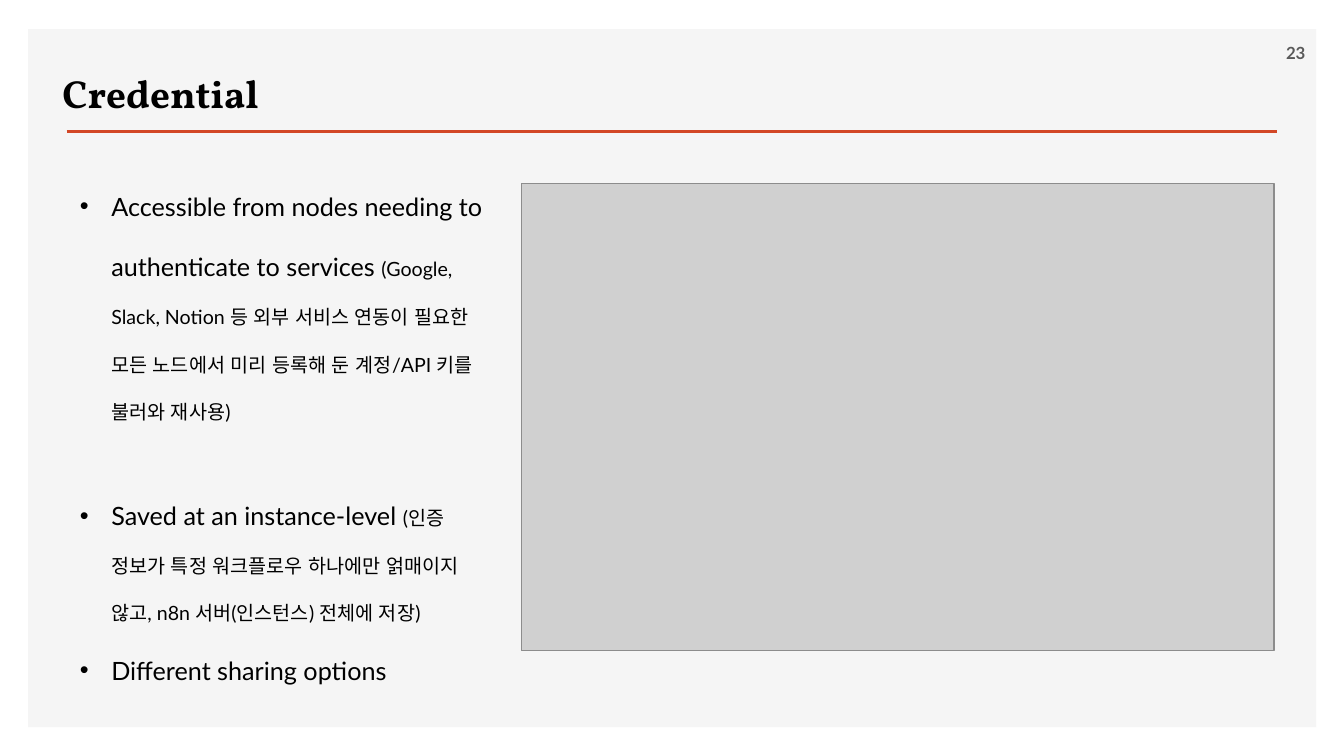
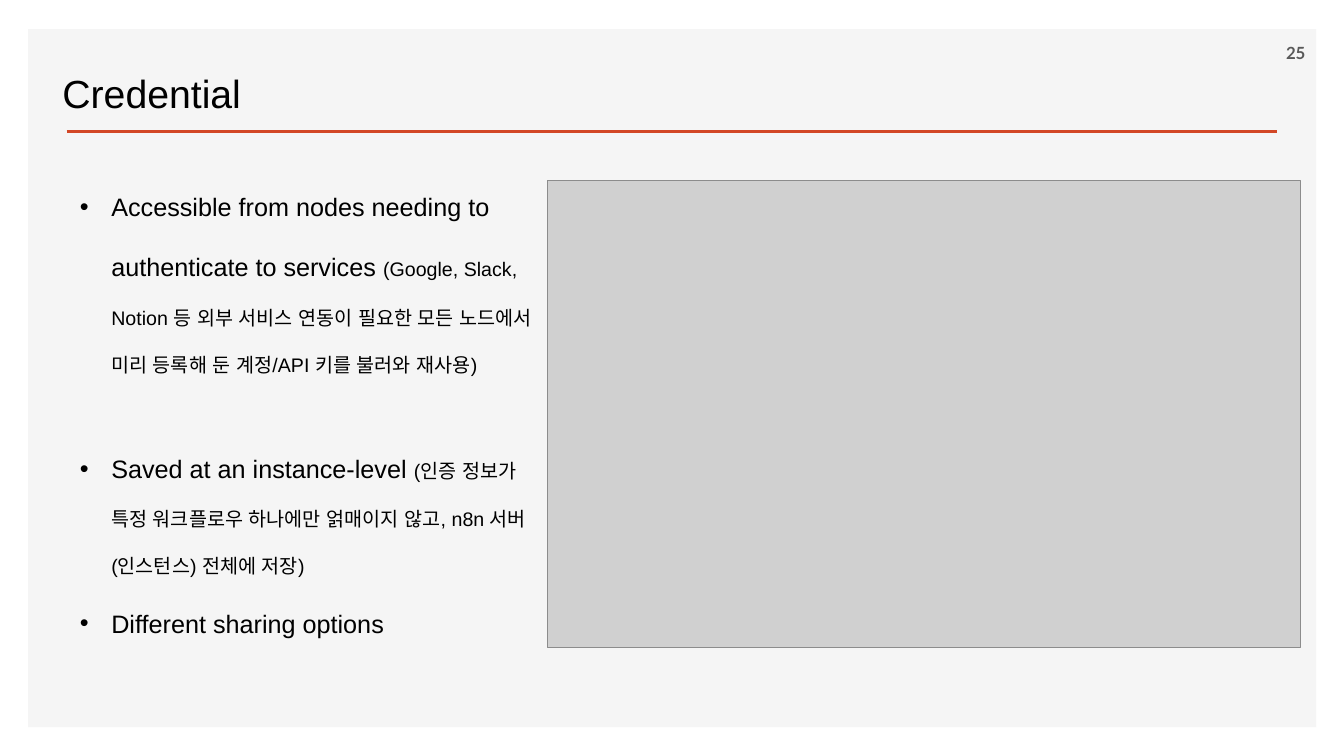
Before and after one commit to ancestor9/2026_Fall_AI-Workflow, a slide deck: slide 25 of PPTs/04_AI Workflow_n8n.pptx (slide 23 before the commit). Drawn at 1344x756 pixels with LibreOffice and Linux fonts; fonts in the diff are those of the drawing; grey boxes stand for pictures; background and template pictures are left out. Boxes give left, top, right and bottom in pixels: in the first picture for what was removed or moved away, otherwise in the second. Text is boxed around its words. In the diff, an @@ line names an element or a change of style, - is before the commit and + after.

```diff
--- a/PPTs/04_AI Workflow_n8n.pptx
+++ b/PPTs/04_AI Workflow_n8n.pptx
@@ text "Credential" at bbox=[62, 79, 240, 109]: font Vollkorn to Arial, bold off @@
@@ page number at bbox=[1286, 47, 1305, 59]: text changed @@
-23
+25
@@ text "Accessible from nodes needing to ..." at bbox=[111, 197, 531, 638]: font Lato to Arial @@
@@ picture: place and size @@
-picture at bbox=[521, 184, 1274, 650]
+picture at bbox=[547, 180, 1301, 647]
```
Also in this commit, not shown: 29 other slides changed, 12 slides added, 2 slides removed.
